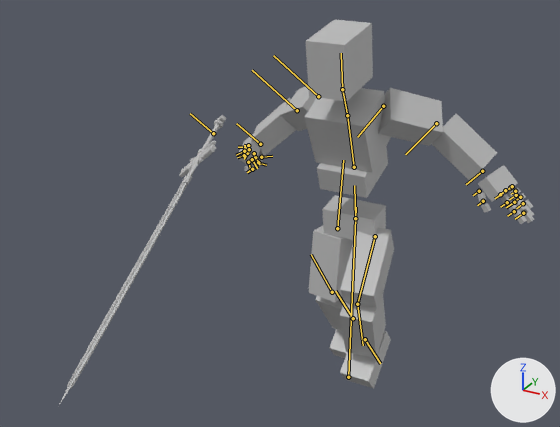
The FBX model MidKnight/Assets/Models/Player/Airborne.fbx: old version first, new version second.
The view is the same before and after, from a camera (50 mm lens) standing at (0.856, -2.044, 1.574) and looking at (-0.107, -0.292, 0.698). Lighting does not change. The marker at lower right points along +X, +Y and +Z. Both versions are drawn at frame 16 of the action 'Take 001'; the numbers are the values there. The bones that bend it are drawn over the model as lines.

In view in the first picture: 'boxMesh', 'sword1'.
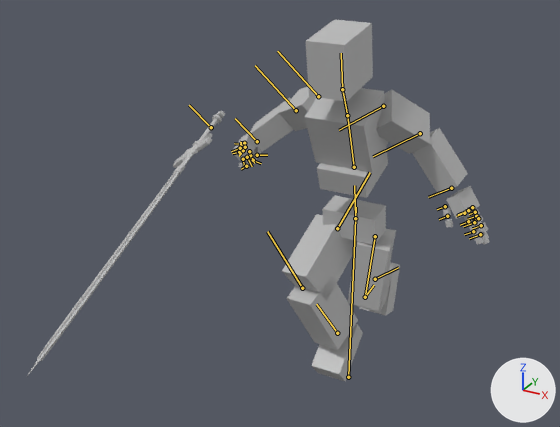
Changed parts and their boxes [x1, y1, x2, y2] in the pictures (560 x 427 px):
```json
{"object": "boxMesh", "change": "posed", "before": [236, 20, 534, 388], "after": [232, 20, 490, 381], "on screen": "13% narrower"}
{"object": "sword1", "change": "posed", "before": [59, 115, 226, 405], "after": [27, 110, 225, 376], "on screen": "18% wider, 8% shorter"}
{"bone": "shoulder_JNT", "before": "(318, 96) to (273, 55)", "after": "(318, 96) to (277, 51)"}
{"bone": "Lshoulder_JNT", "before": "(383, 106) to (357, 137)", "after": "(383, 106) to (339, 130)"}
{"bone": "hip_JNT", "before": "(337, 228) to (343, 160)", "after": "(337, 228) to (370, 172)"}
{"bone": "knee_JNT", "before": "(332, 292) to (311, 254)", "after": "(302, 288) to (267, 231)"}
{"bone": "foot_JNT", "before": "(353, 318) to (335, 291)", "after": "(337, 333) to (316, 304)"}
{"bone": "Lhip_JNT", "before": "(375, 236) to (357, 304)", "after": "(375, 236) to (365, 297)"}
{"bone": "Lknee_JNT", "before": "(357, 304) to (363, 345)", "after": "(365, 297) to (374, 285)"}
{"bone": "Lfoot_JNT", "before": "(365, 339) to (380, 363)", "after": "(375, 279) to (398, 267)"}
```

Edits to the scene script, one JSON object a line:
```json
{"block": "bone_shoulder_jnt", "where": "bone_shoulder_jnt = bpy.data.objects['Armature'].pose.bones['shoulder_JNT']  # child of 'chest_JNT'"}
{"op": "set", "path": "bone_shoulder_jnt.rotation_quaternion", "old": "(0.934, 0.07, -0.134, 0.324)", "new": "(0.938, 0.025, -0.149, 0.311)", "note": "degrees (3, -17, 38) -> degrees (-3, -17, 37)"}
{"block": "bone_lshoulder_jnt", "where": "bone_lshoulder_jnt = bpy.data.objects['Armature'].pose.bones['Lshoulder_JNT']  # child of 'chest_JNT'"}
{"op": "set", "path": "bone_lshoulder_jnt.rotation_quaternion", "old": "(0.931, 0.079, -0.198, 0.298)", "new": "(0.862, 0.04, -0.2, 0.464)", "note": "degrees (2, -25, 35) -> degrees (-7, -22, 58)"}
{"block": "bone_hip_jnt", "where": "bone_hip_jnt = bpy.data.objects['Armature'].pose.bones['hip_JNT']  # child of 'mid_JNT'"}
{"op": "set", "path": "bone_hip_jnt.rotation_quaternion", "old": "(0.994, -0.094, -0.053, -0.017)", "new": "(0.836, -0.528, -0.15, 0.024)", "note": "degrees (-11, -6, -1) -> degrees (-66, -13, 12)"}
{"block": "bone_knee_jnt", "where": "bone_knee_jnt = bpy.data.objects['Armature'].pose.bones['knee_JNT']  # child of 'hip_JNT'"}
{"op": "set", "path": "bone_knee_jnt.rotation_quaternion", "old": "(0.945, 0.328, 0.0, 0.0)", "new": "(0.756, 0.654, 0.0, 0.0)", "note": "degrees (38, 0, 0) -> degrees (82, 0, 0)"}
{"block": "bone_foot_jnt", "where": "bone_foot_jnt = bpy.data.objects['Armature'].pose.bones['foot_JNT']  # child of 'knee_JNT'"}
{"op": "set", "path": "bone_foot_jnt.rotation_quaternion", "old": "(0.998, 0.033, 0.053, -0.016)", "new": "(0.981, 0.121, 0.063, -0.138)", "note": "degrees (4, 6, -2) -> degrees (13, 9, -15)"}
{"block": "bone_lhip_jnt", "where": "bone_lhip_jnt = bpy.data.objects['Armature'].pose.bones['Lhip_JNT']  # child of 'mid_JNT'"}
{"op": "set", "path": "bone_lhip_jnt.rotation_quaternion", "old": "(0.858, -0.507, -0.073, -0.019)", "new": "(0.991, -0.049, -0.102, 0.065)", "note": "degrees (-61, -8, 2) -> degrees (-6, -11, 8)"}
{"block": "bone_lknee_jnt", "where": "bone_lknee_jnt = bpy.data.objects['Armature'].pose.bones['Lknee_JNT']  # child of 'Lhip_JNT'"}
{"op": "set", "path": "bone_lknee_jnt.rotation_quaternion", "old": "(0.763, 0.647, 0.0, 0.0)", "new": "(0.835, 0.55, 0.0, 0.0)", "note": "degrees (81, 0, 0) -> degrees (67, 0, 0)"}
{"block": "bone_lfoot_jnt", "where": "bone_lfoot_jnt = bpy.data.objects['Armature'].pose.bones['Lfoot_JNT']  # child of 'Lknee_JNT'"}
{"op": "set", "path": "bone_lfoot_jnt.rotation_quaternion", "old": "(0.992, 0.102, 0.057, -0.05)", "new": "(0.992, 0.044, -0.019, -0.12)", "note": "degrees (11, 7, -5) -> degrees (5, -2, -14)"}
```
